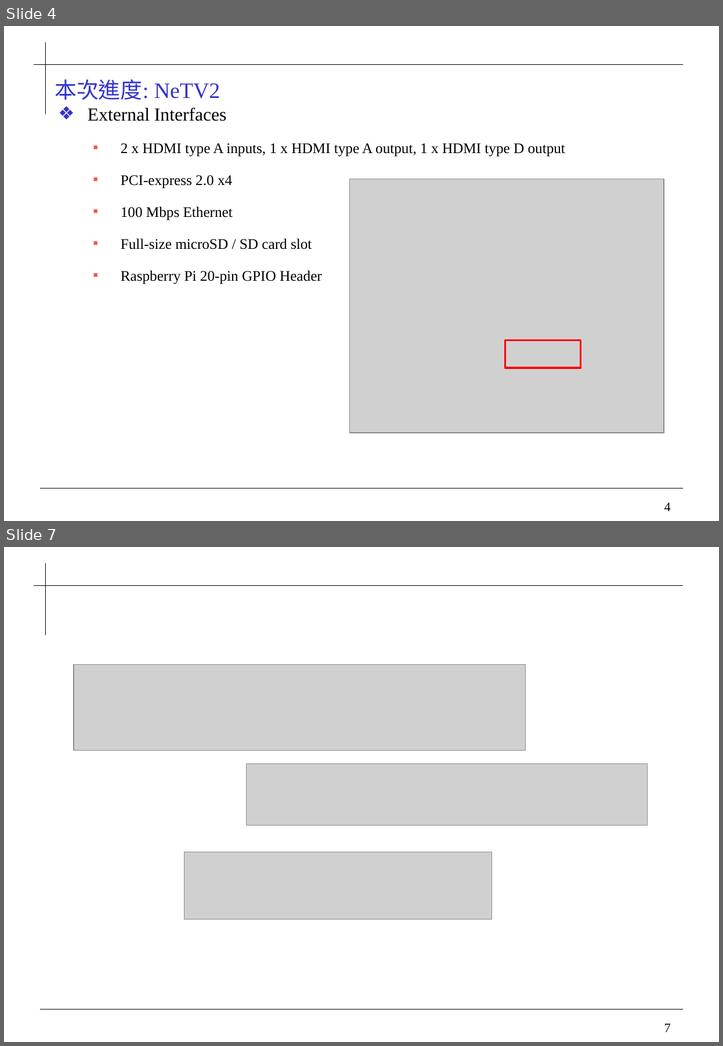
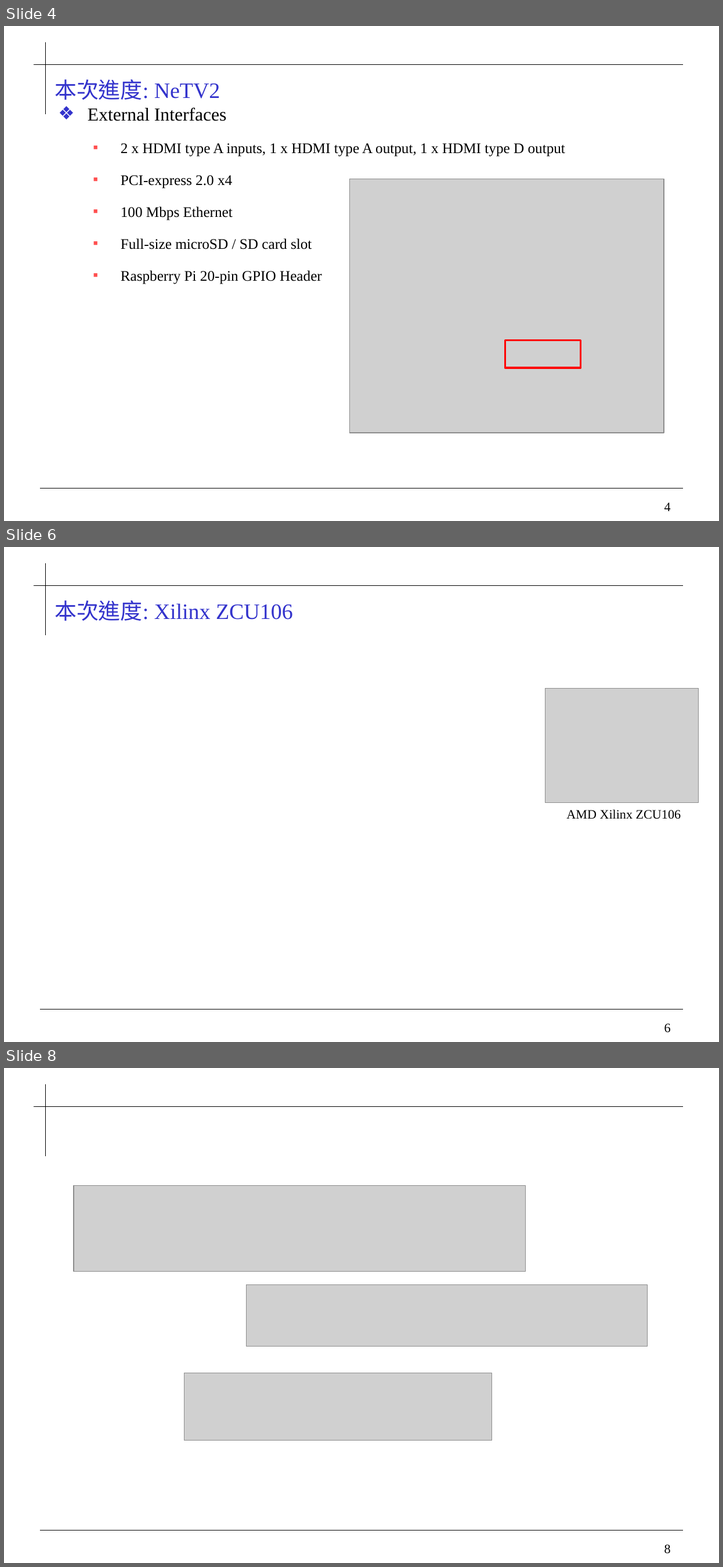
Before and after one commit to 0ilasis0/home, a slide deck: Onyx_進度報告_1020.pptx. Shown one above the other, each under a label of ours: slides 4 and 7 before the commit, slides 4, 6 and 8 after it; the slides between them are not shown. The pictures are 723x1046 and 723x1567 pixels, drawn with LibreOffice and Linux fonts; fonts in the diff are those of the drawing; grey boxes stand for pictures; background and template pictures are left out. Boxes give left, top, right and bottom in pixels: in the first picture for what was removed or moved away, otherwise in the second. Text is boxed around its words. In the diff, an @@ line names an element or a change of style, - is before the commit and + after.

```diff
--- a/Onyx_進度報告_1020.pptx
+++ b/Onyx_進度報告_1020.pptx
@@ slide 6 added at bbox=[4, 547, 719, 1042], background #FFFFFF; not listed: 4 template elements that a slide beside it also shows @@
@@ title added at bbox=[54, 600, 293, 621], 24 pt, text #3333CC @@
+本次進度: Xilinx ZCU106
@@ picture added at bbox=[545, 688, 698, 802] @@
@@ text added at bbox=[566, 809, 680, 819], 14 pt, text #000000 @@
+  AMD Xilinx ZCU106
@@ what was slide 7 is now slide 8 @@
@@ page number at bbox=[664, 1544, 670, 1553]: text changed @@
-7
+8
```
Also in this commit, not shown: 1 slide changed, 1 other slide added, 1 slide removed, 2 other files.
